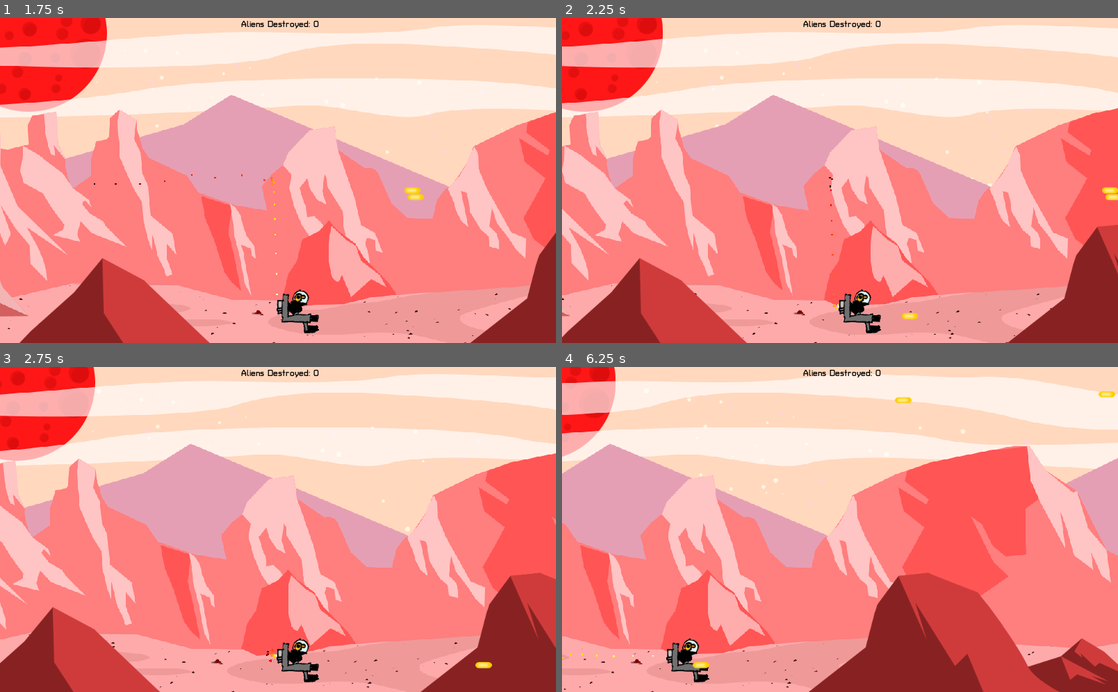
Above: before the commit, frames 1-4 (two rows, left to right).
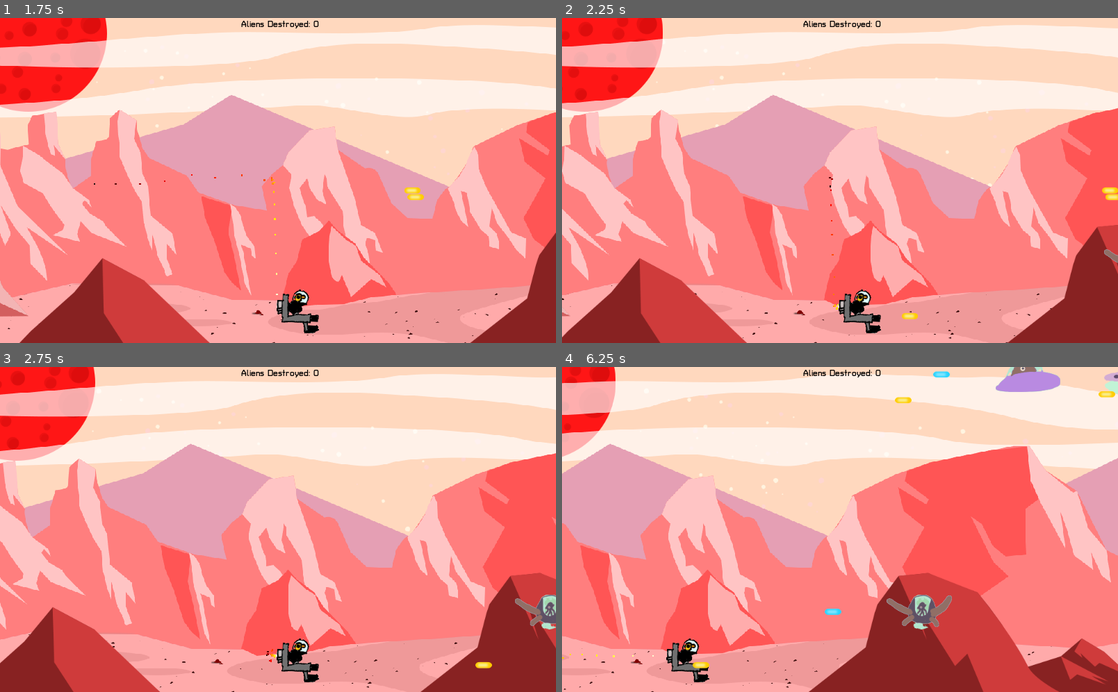
Above: after the commit, the same moments.

Repository: the-g-force/FamJam-January2021
Game: Godot game, scene res://src/Level.tscn
The game is run twice, just before and just after one commit, with the same random seed, the same clock (stepped at 60 frames per second) and the same inputs.
Inputs (mouse positions are in pixels of both pictures, inside the frame that each line leads up to):
- Up to frame 1 (1.75 s): tap Enter at 0.5 s; move the mouse to (400, 164) at 0.52 s; hold D (move_right) 0.53-1.28 s; tap Space (fire) at 0.6, 1.35 s; click (400, 164) at 0.67 s; move the mouse to (166, 196) at 1.27 s; hold S (move_down) from 1.28 s (still down)
- Up to frame 2 (2.25 s): move the mouse to (895, 109) at 2.02 s; release S (move_down) at 2.03 s; hold D (move_right) from 2.03 s (still down); tap Space (fire) at 2.1 s
- Up to frame 3 (2.75 s): keep holding D (move_right)
- Up to frame 4 (6.25 s): move the mouse to (812, 594) at 2.77 s; release D (move_right) at 2.78 s; hold W (move_up) 2.78-3.53 s; tap Space (fire) every 0.75 s from 2.85 to 5.85 s; click (812, 594) at 2.92 s; move the mouse to (1006, 578) at 3.52 s; hold A (move_left) 3.53-5.03 s; move the mouse to (673, 480) at 4.27 s; move the mouse to (867, 529) at 5.02 s; hold S (move_down) 5.03-5.78 s; click (867, 529) at 5.17 s; move the mouse to (756, 448) at 5.77 s; hold D (move_right) from 5.78 s (still down)

Frame 1 is identical in both runs. In frame 2, less than 0.1% of the frame differs, in the area x 97-100%, y 71-76%; in frame 3, 0.4%; in frame 4, 1.6%, in the area x 47-100%, y 0-81%.

Commit message:
Implement basic spawning through spawner scene

Diff:
--- a/project/src/Spawner.gd
+++ b/project/src/Spawner.gd
@@ -1,16 +1,18 @@
 extends Node2D
 
+signal alien_created(alien)
 
-# Declare member variables here. Examples:
-# var a = 2
-# var b = "text"
+const _Alien := preload("res://src/Alien.tscn")
+
+var screensize:Vector2
 
 
-# Called when the node enters the scene tree for the first time.
 func _ready():
-	pass # Replace with function body.
+	screensize = get_viewport_rect().size
 
 
-# Called every frame. 'delta' is the elapsed time since the previous frame.
-#func _process(delta):
-#	pass
+func _on_Timer_timeout():
+	var alien := _Alien.instance()
+	alien.position.y = rand_range(0, screensize.y)
+	alien.position.x = screensize.x
+	emit_signal("alien_created", alien)
--- a/project/src/Spawner.tscn
+++ b/project/src/Spawner.tscn
@@ -1,10 +1,11 @@
 [gd_scene load_steps=2 format=2]
 
-[sub_resource type="GDScript" id=1]
-script/source = "extends Node2D
-
-signal alien_created(alien)
-"
+[ext_resource path="res://src/Spawner.gd" type="Script" id=1]
 
 [node name="Spawner" type="Node2D"]
-script = SubResource( 1 )
+script = ExtResource( 1 )
+
+[node name="Timer" type="Timer" parent="."]
+wait_time = 2.0
+autostart = true
+[connection signal="timeout" from="Timer" to="." method="_on_Timer_timeout"]
